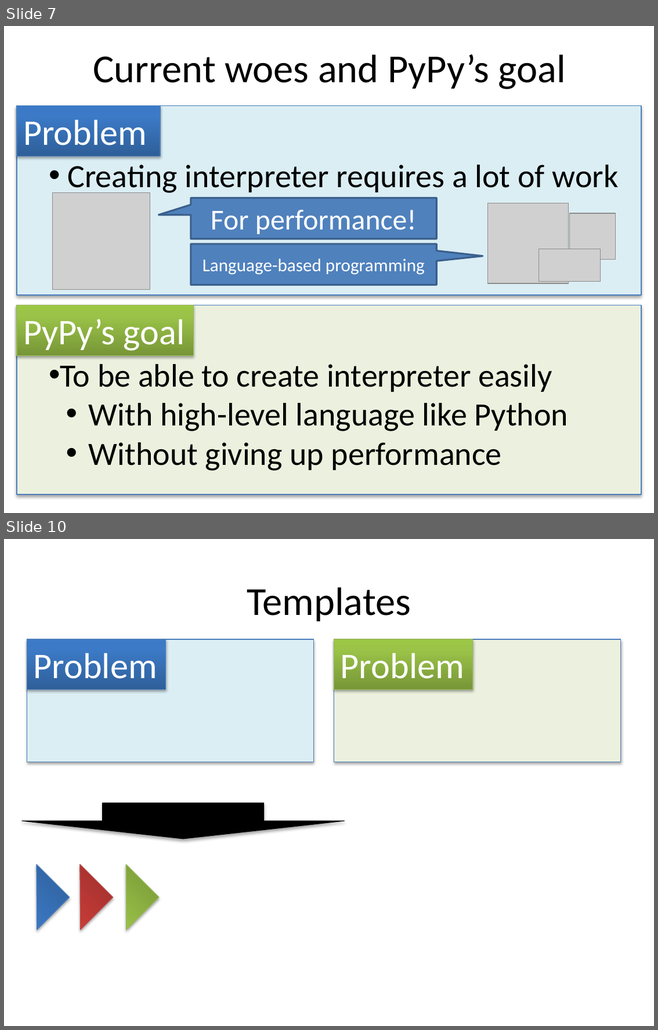
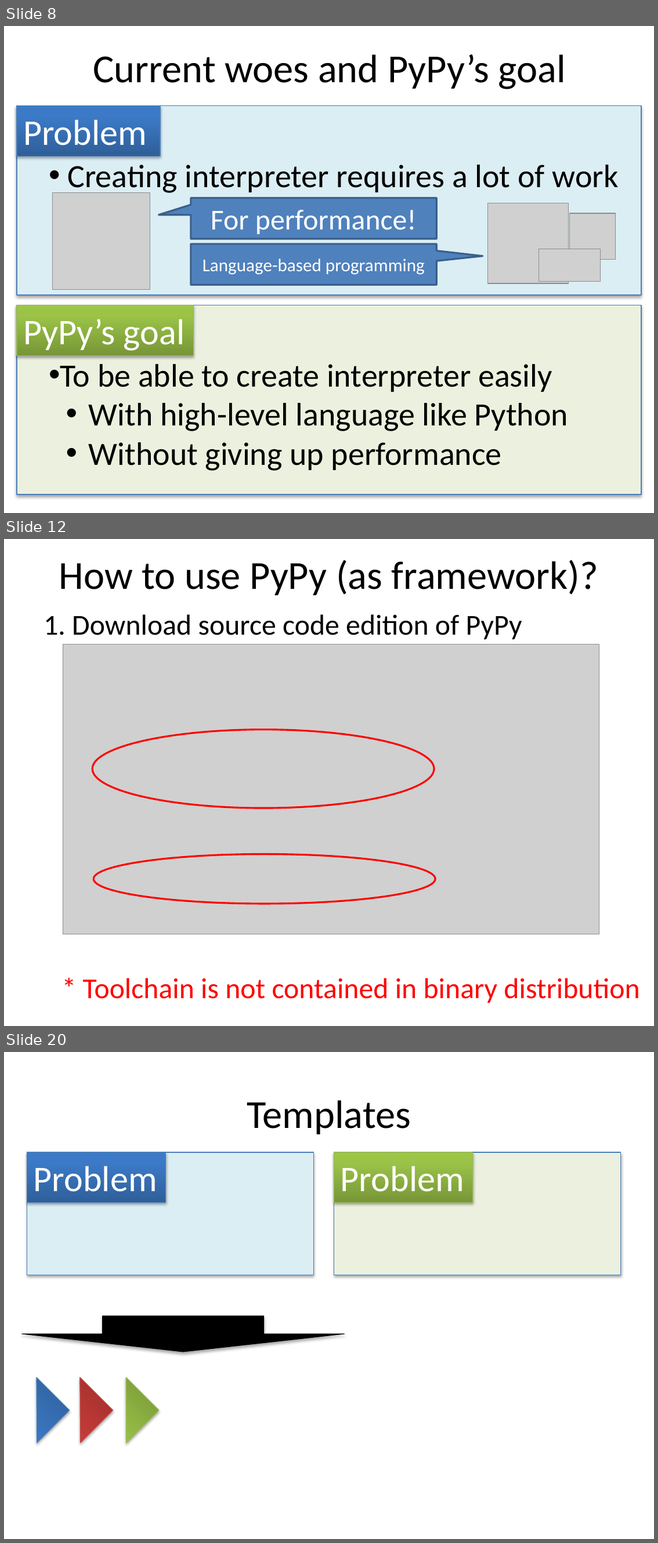
Before and after one commit to ryotaro/pyconjp2012slide, a slide deck: master/Fundamental Technologies Used in PyPy JIT Compiler.pptx. Shown one above the other, each under a label of ours: slides 7 and 10 before the commit, slides 8, 12 and 20 after it; the slides between them are not shown. The pictures are 658x1030 and 658x1543 pixels, drawn with LibreOffice and Linux fonts; fonts in the diff are those of the drawing; grey boxes stand for pictures. Boxes give left, top, right and bottom in pixels: in the first picture for what was removed or moved away, otherwise in the second. Text is boxed around its words. In the diff, an @@ line names an element or a change of style, - is before the commit and + after.

Commit message:
During writing how to use PyPy as framework

```diff
--- a/master/Fundamental Technologies Used in PyPy JIT Compiler.pptx
+++ b/master/Fundamental Technologies Used in PyPy JIT Compiler.pptx
@@ slide 12 added at (4, 539, 654, 1026), background #FFFFFF @@
@@ title added at (59, 560, 598, 595), 44 pt, text #000000 @@
+How to use PyPy (as framework)?
@@ text added at (43, 614, 522, 639), 32 pt, text #000000 @@
+1. Download source code edition of PyPy
@@ picture added at (63, 644, 599, 934) @@
@@ ellipse added at (92, 729, 434, 808), outline #FF0000 2 pt @@
@@ ellipse added at (94, 854, 436, 903), outline #FF0000 2 pt @@
@@ text added at (83, 978, 639, 1003), 32 pt, text #FF0000 @@
+* Toolchain is not contained in binary distribution
@@ what was slide 7 is now slide 8 @@
@@ what was slide 10 is now slide 20 @@
```
Also in this commit, not shown: 3 slides changed, 9 other slides added, 1 other file.
